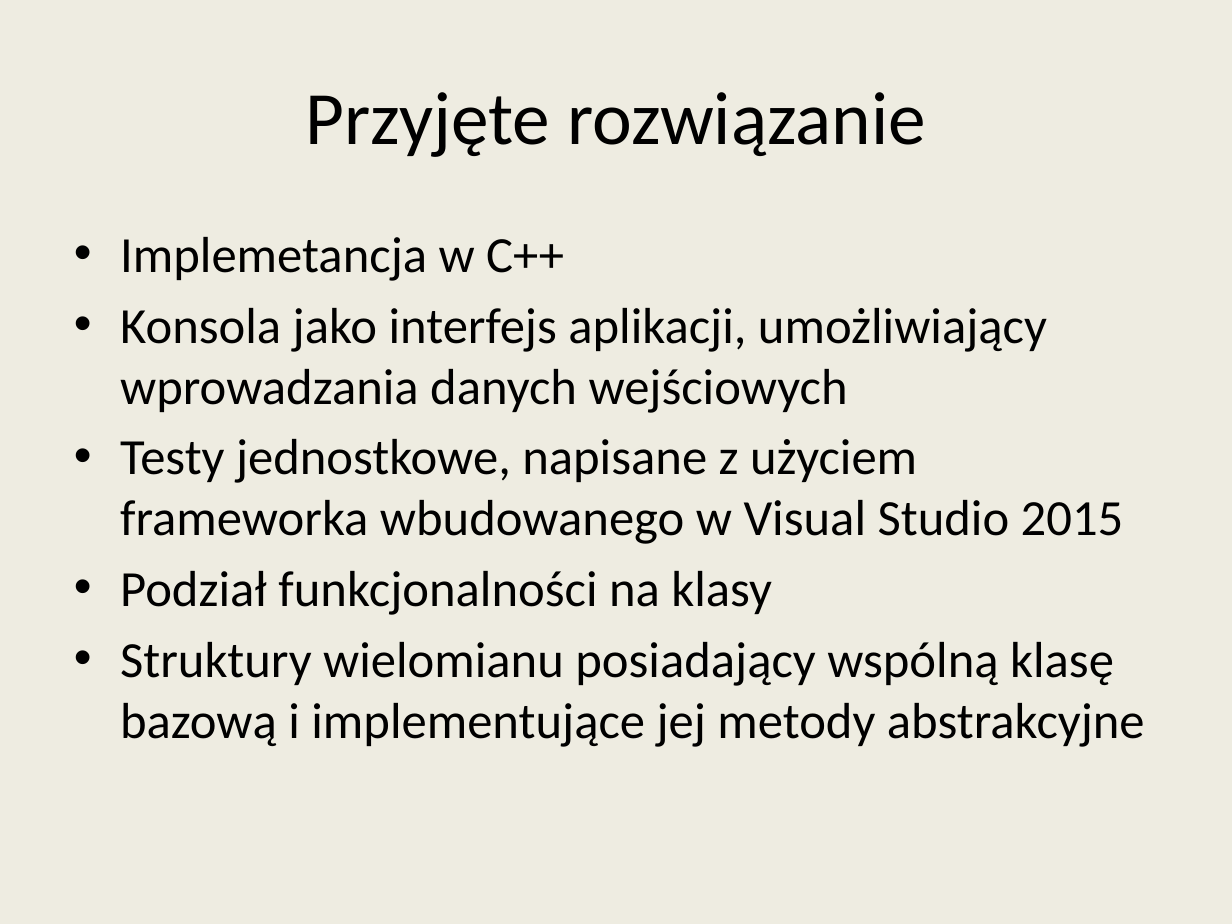
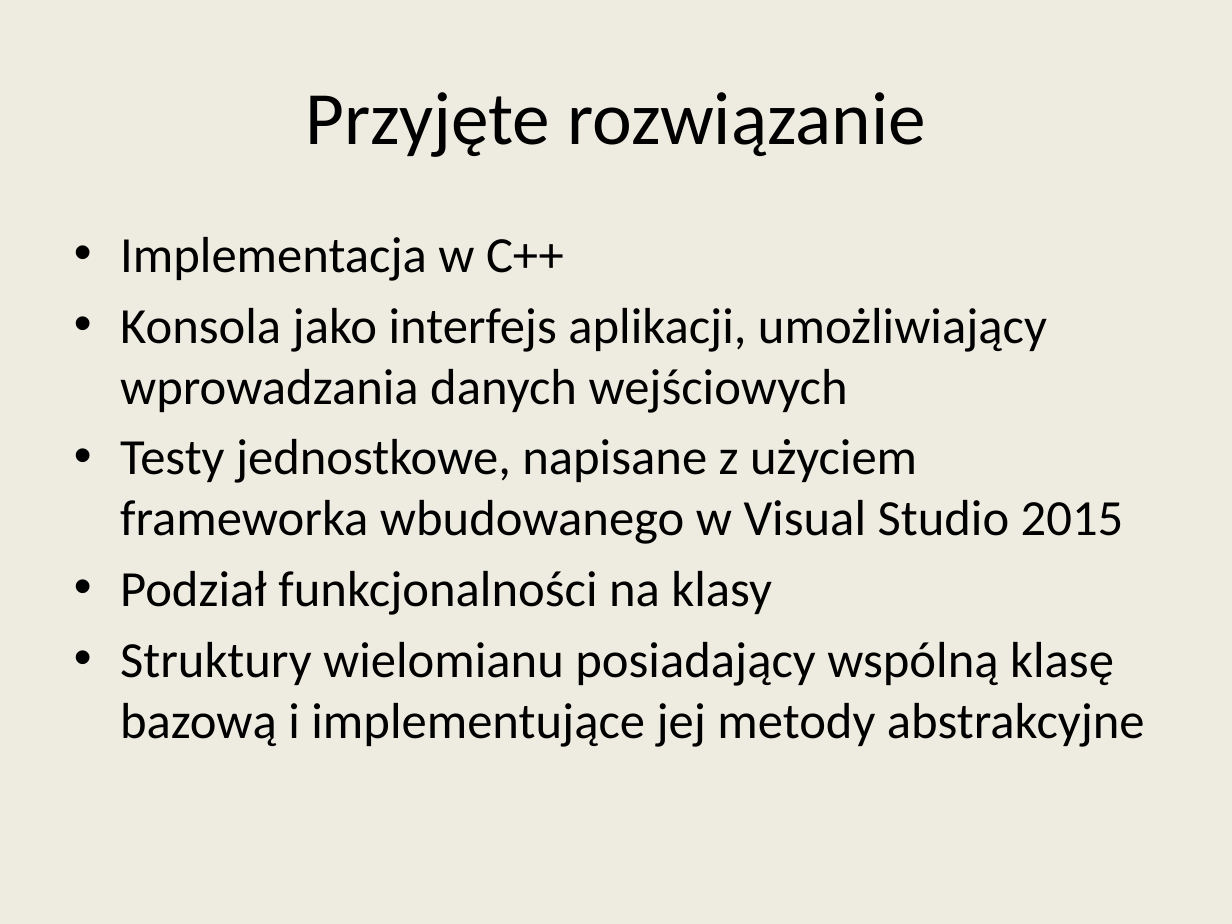
Before and after one commit to wojtekpas/PracaMagisterska, a slide deck: slide 3 of Praca/Seminarium/seminarium_prez2_last.pptx. Drawn at 1232x924 pixels with LibreOffice and Linux fonts; fonts in the diff are those of the drawing. Boxes give left, top, right and bottom in pixels: in the first picture for what was removed or moved away, otherwise in the second. Text is boxed around its words. In the diff, an @@ line names an element or a change of style, - is before the commit and + after.

```diff
--- a/Praca/Seminarium/seminarium_prez2_last.pptx
+++ b/Praca/Seminarium/seminarium_prez2_last.pptx
@@ text at bbox=[120, 237, 564, 281]: text changed @@
-• Implemetancja w C++
+• Implementacja w C++
```
Also in this commit, not shown: 1 other slide changed, 2 other files.
